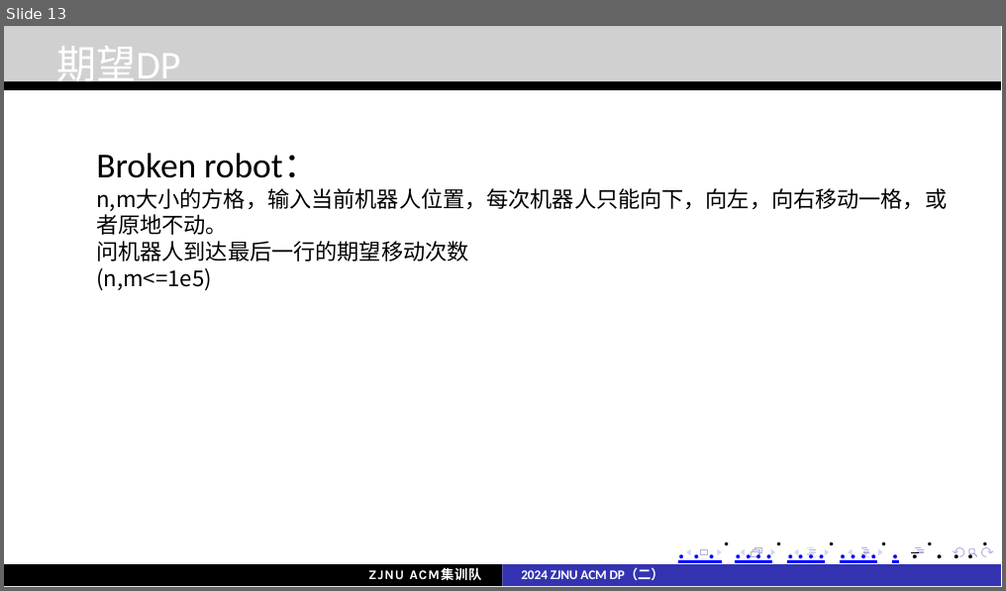
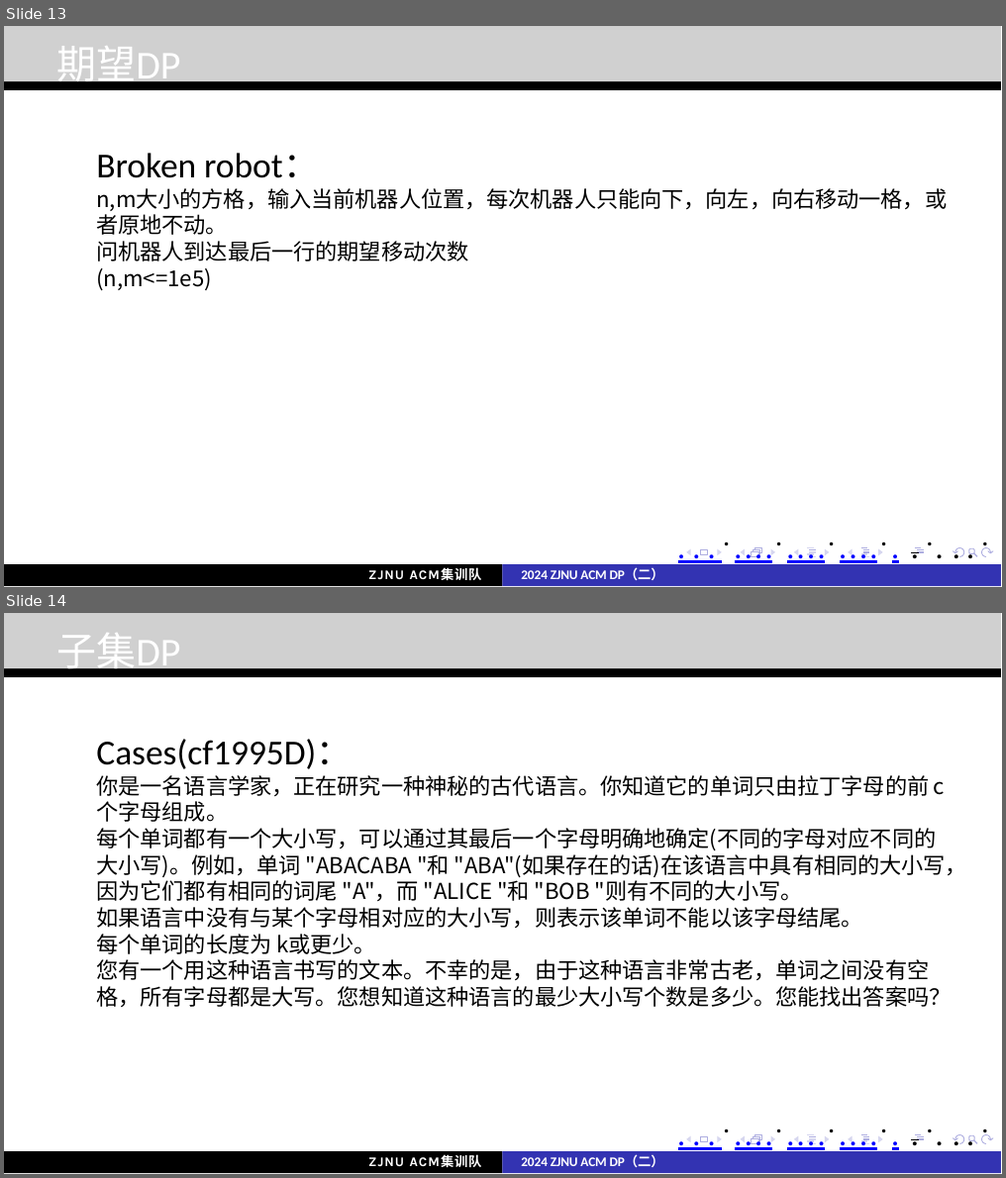
Before and after one commit to john1234567891011121314/moban, a slide deck: acm/讲课·dp/DP（二）.pptx. Shown one above the other, each under a label of ours: slide 13 before the commit, slides 13 and 14 after it. The pictures are 1006x591 and 1006x1178 pixels, drawn with LibreOffice and Linux fonts; fonts in the diff are those of the drawing; grey boxes stand for pictures. Boxes give left, top, right and bottom in pixels: in the first picture for what was removed or moved away, otherwise in the second. Text is boxed around its words. In the diff, an @@ line names an element or a change of style, - is before the commit and + after.

```diff
--- a/acm/讲课·dp/DP（二）.pptx
+++ b/acm/讲课·dp/DP（二）.pptx
@@ slide 14 added at (x1=4, y1=613, x2=1002, y2=1174), background #FFFFFF; not listed: 30 template elements that a slide beside it also shows @@
@@ picture added at (x1=4, y1=613, x2=1000, y2=668) @@
@@ text added at (x1=56, y1=633, x2=180, y2=676), 18 pt, text #FFFFFF @@
+子集DP
@@ text added at (x1=96, y1=739, x2=968, y2=1007), 10 pt, text #000000 @@
+Cases(cf1995D)：
+你是一名语言学家，正在研究一种神秘的古代语言。你知道它的单词只由拉丁字母的前 c个字母组成。
+每个单词都有一个大小写，可以通过其最后一个字母明确地确定(不同的字母对应不同的大小写)。例如，单词 "ABACABA "和 "ABA"(如果存在的话)在该语言中具有相同的大小写，因为它们都有相同的词尾 "A"，而 "ALICE "和 "BOB "则有不同的大小写。
+如果语言中没有与某个字母相对应的大小写，则表示该单词不能以该字母结尾。
+每个单词的长度为 k或更少。
+您有一个用这种语言书写的文本。不幸的是，由于这种语言非常古老，单词之间没有空格，所有字母都是大写。您想知道这种语言的最少大小写个数是多少。您能找出答案吗？
@@ freeform shape added at (x1=4, y1=1153, x2=502, y2=1174), fill #000000 @@
@@ text added at (x1=368, y1=1155, x2=482, y2=1168), 6 pt, text #FFFFFF, bold @@
+ZJNU ACM集训队
@@ freeform shape added at (x1=502, y1=1153, x2=1000, y2=1174), fill #3333B2 @@
@@ text added at (x1=521, y1=1156, x2=664, y2=1167), 12 pt, text #0000FF, bold @@
+. . . ................. . .. . . .
+2024 ZJNU ACM DP（二）
```
Also in this commit, not shown: 2 other files.
